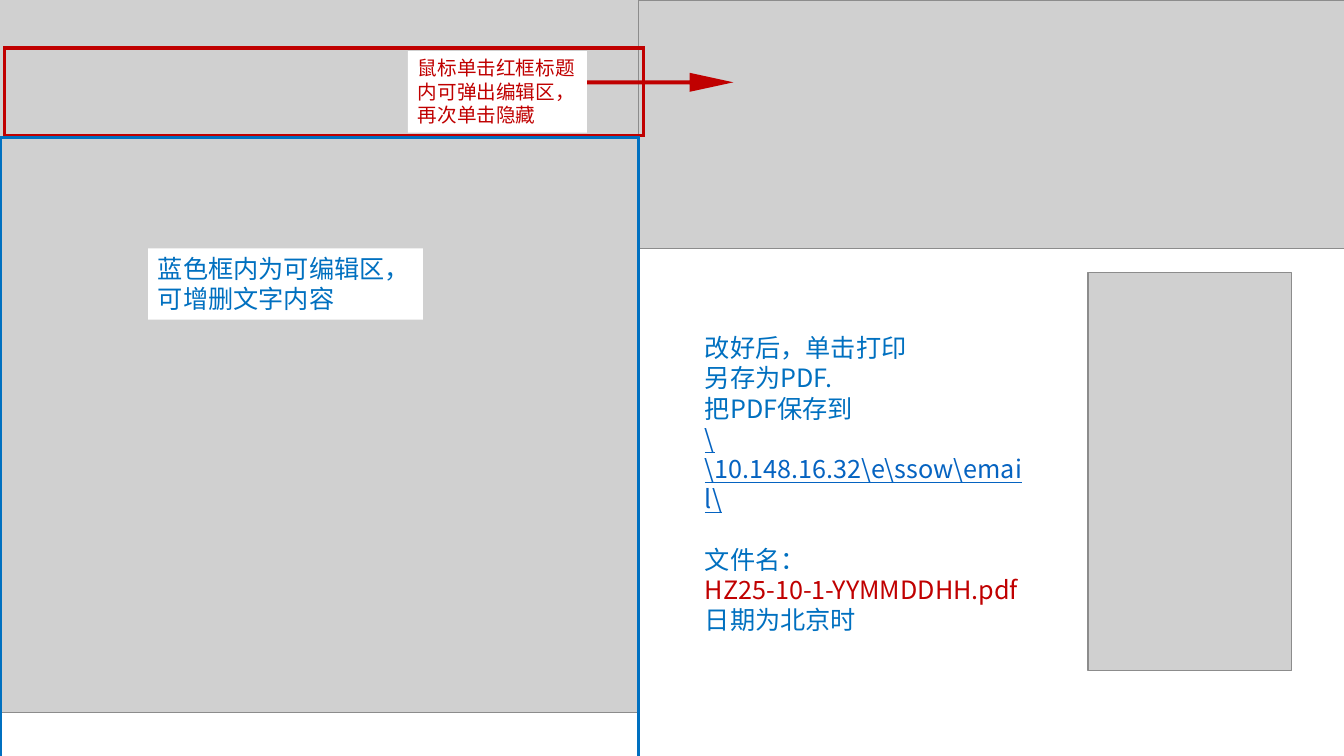
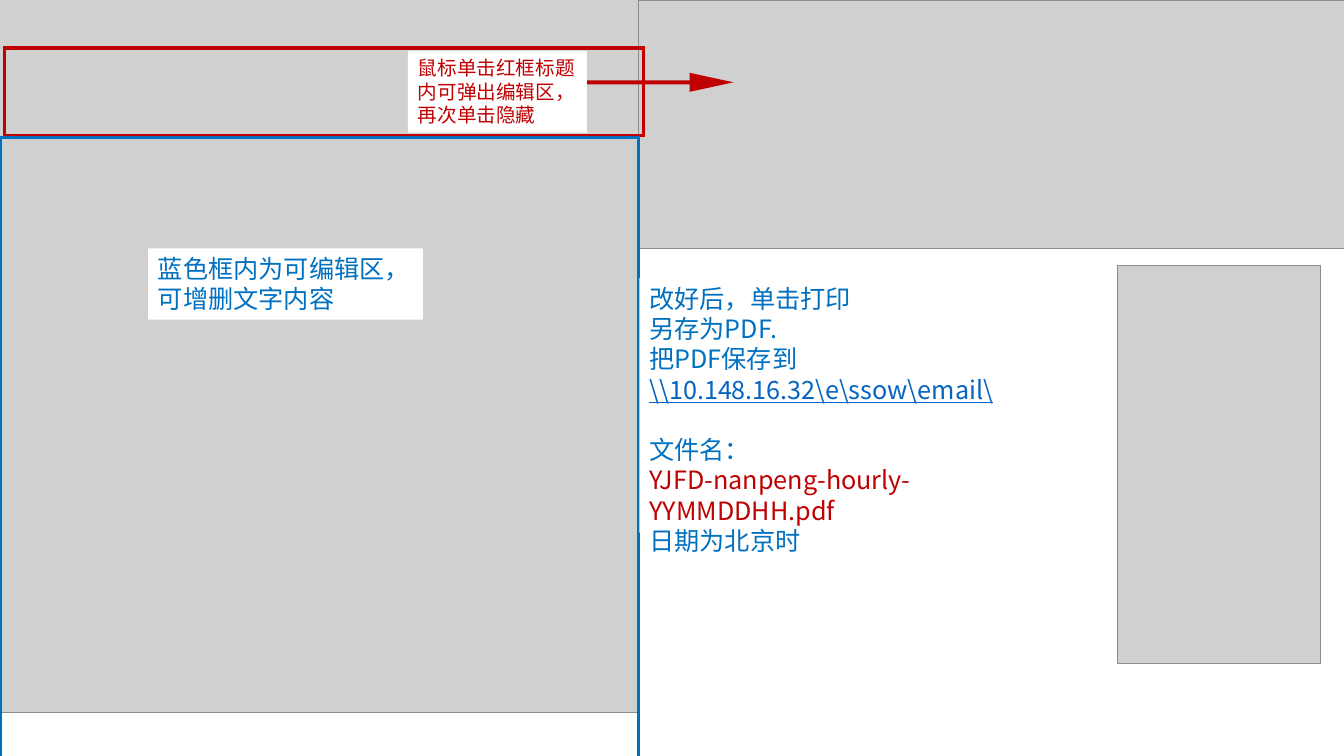
Before and after one commit to hanchyhill/wind-force, a slide deck: slide 4 of 说明文档.pptx. Drawn at 1344x756 pixels with LibreOffice and Linux fonts; fonts in the diff are those of the drawing; grey boxes stand for pictures. Boxes give left, top, right and bottom in pixels: in the first picture for what was removed or moved away, otherwise in the second. Text is boxed around its words. In the diff, an @@ line names an element or a change of style, - is before the commit and + after.

Commit message:
add: support YJFD
add: support YJFD

```diff
--- a/说明文档.pptx
+++ b/说明文档.pptx
@@ picture: place and size @@
-picture at <box>1088,273,1292,671</box>
+picture at <box>1118,265,1322,663</box>
@@ text "改好后，单击打印": place and size @@
-text "改好后，单击打印" at <box>705,335,1022,631</box>
+text "改好后，单击打印" at <box>649,286,993,552</box>
@@ text at <box>649,469,910,526</box>: text changed @@
-HZ25-10-1-YYMMDDHH.pdf
+YJFD-nanpeng-hourly-YYMMDDHH.pdf
```
Also in this commit, not shown: 9 other files.
